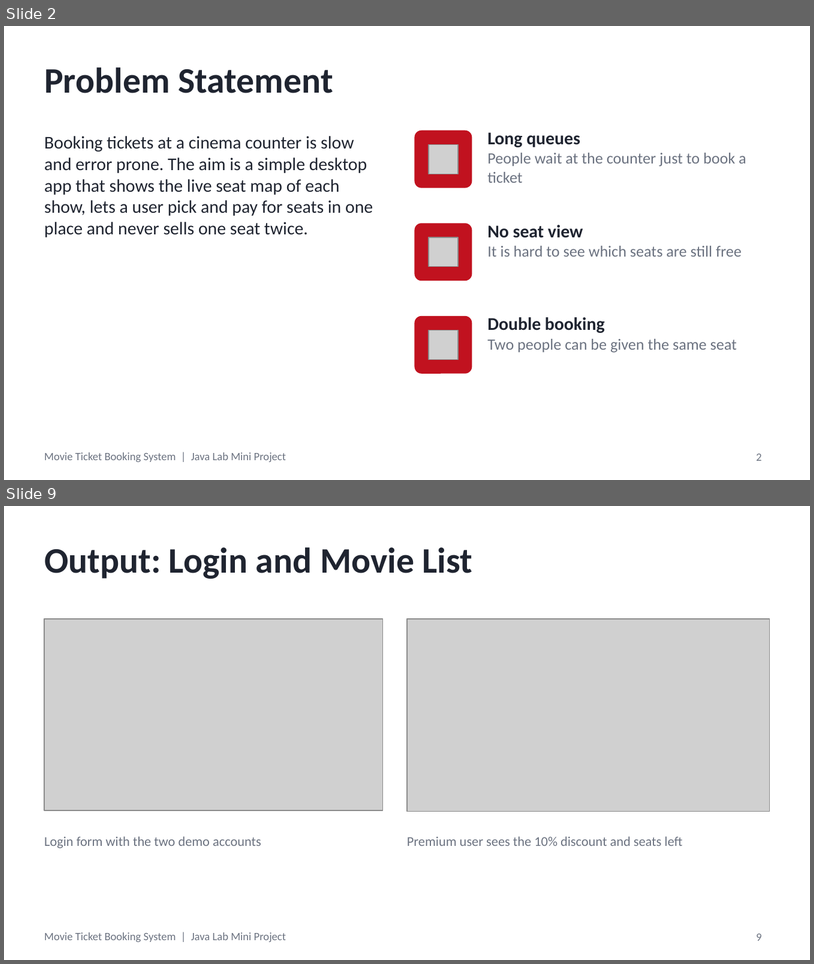
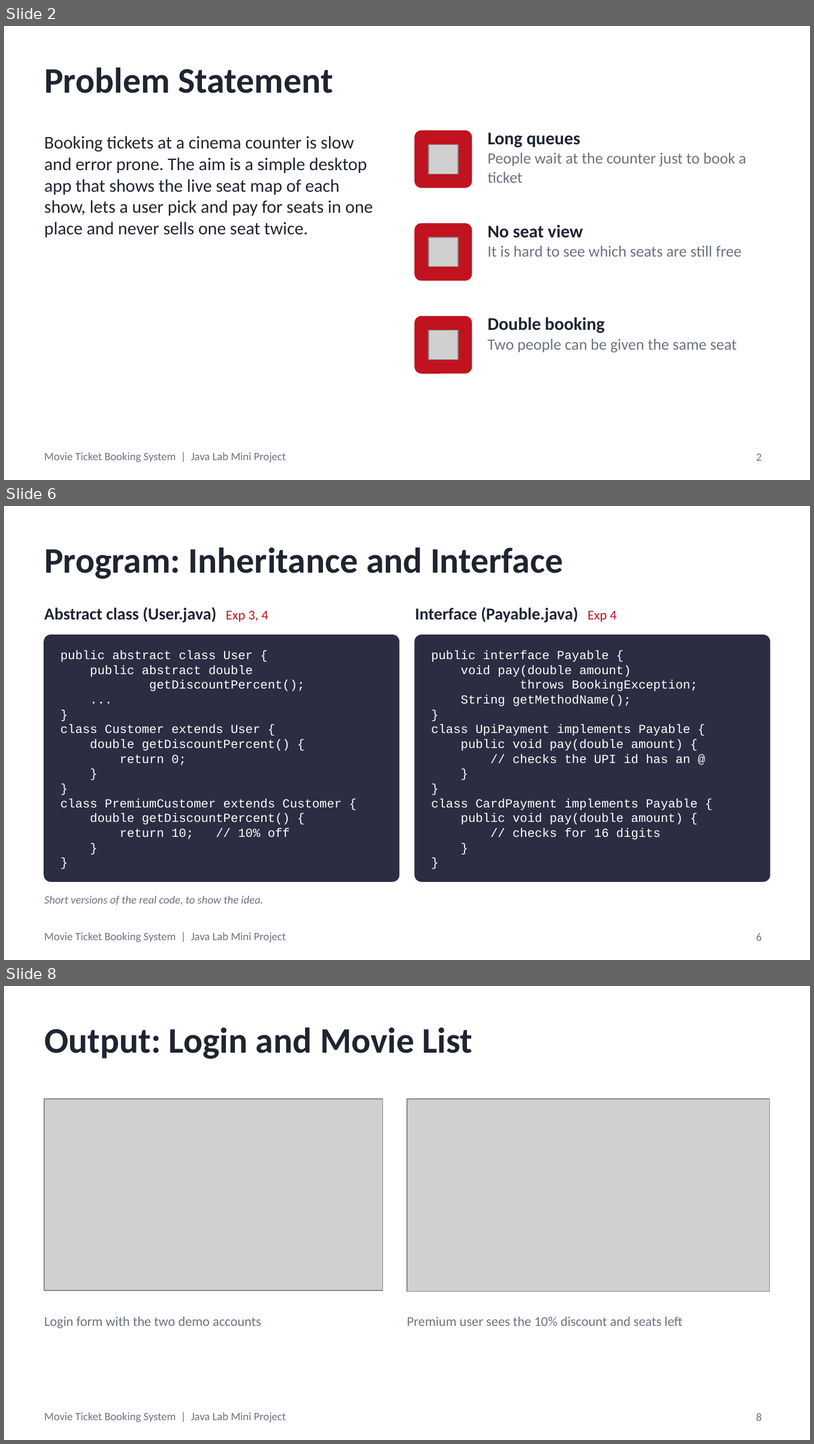
Before and after one commit to ThatOneRahul/Movie-Ticket-Booking-System, a slide deck: Movie Ticket Booking System - Presentation.pptx. Shown one above the other, each under a label of ours: slides 2 and 9 before the commit, slides 2, 6 and 8 after it; the slides between them are not shown. The pictures are 814x964 and 814x1444 pixels, drawn with LibreOffice and Linux fonts; fonts in the diff are those of the drawing; grey boxes stand for pictures. Boxes give left, top, right and bottom in pixels: in the first picture for what was removed or moved away, otherwise in the second. Text is boxed around its words. In the diff, an @@ line names an element or a change of style, - is before the commit and + after.

Commit message:
Redo presentation as Title, Problem Statement, Objective, Program and Output

```diff
--- a/Movie Ticket Booking System - Presentation.pptx
+++ b/Movie Ticket Booking System - Presentation.pptx
@@ slide 6 added at <box>4,506,810,960</box>, background #FFFFFF; not listed: 1 template element that a slide beside it also shows @@
@@ title added at <box>44,547,563,579</box>, 32 pt, text #1F2430, bold @@
+Program: Inheritance and Interface
@@ text added at <box>44,607,268,622</box>, 15 pt, text #1F2430, bold @@
+Abstract class (User.java) Exp 3, 4
@@ text added at <box>415,607,617,622</box>, 15 pt, text #1F2430, bold @@
+Interface (Payable.java) Exp 4
@@ rounded rectangle added at <box>44,635,399,881</box>, fill #2B2D42, outline #2B2D42 1 pt @@
@@ rounded rectangle added at <box>415,635,770,881</box>, fill #2B2D42, outline #2B2D42 1 pt @@
@@ text added at <box>60,651,342,839</box>, 11 pt, text #FFFFFF @@
+public abstract class User {
+public abstract double
+getDiscountPercent();
+...
+}
+class Customer extends User {
+double getDiscountPercent() {
+return 0;
+}
+}
+class PremiumCustomer extends Customer {
+double getDiscountPercent() {
+return 10; // 10% off
+}
+}
@@ text added at <box>431,651,698,840</box>, 11 pt, text #FFFFFF @@
+public interface Payable {
+void pay(double amount)
+throws BookingException;
+String getMethodName();
+}
+class UpiPayment implements Payable {
+public void pay(double amount) {
+// checks the UPI id has an @
+}
+}
+class CardPayment implements Payable {
+public void pay(double amount) {
+// checks for 16 digits
+}
+}
@@ text added at <box>44,895,263,904</box>, 10 pt, text #6B7280, italic @@
+Short versions of the real code, to show the idea.
@@ page number added at <box>756,933,762,940</box>, 10 pt, text #6B7280 @@
+6
@@ what was slide 9 is now slide 8 @@
@@ page number at <box>756,1413,762,1420</box>: text changed @@
-9
+8
```
Also in this commit, not shown: 4 slides changed, 1 other slide added, 4 slides removed, 1 other file.
